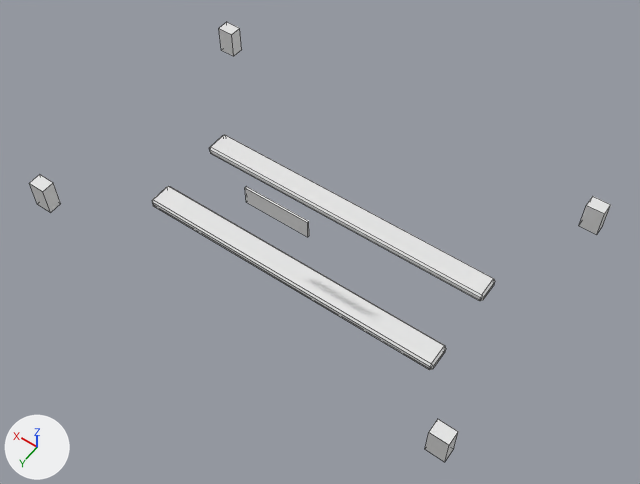
The OBJ model src/main/resources/assets/stonedew/models/block/catalog/uv_twin_emission.obj, before and after one commit.
Before and after are seen from a 50 mm camera at (-0.087, 0.314, 1.542) aimed at (0.467, -0.463, 0.322). The lights are fixed; the arrows at lower left show +X, +Y and +Z. The older version comes first. Mesh edges are drawn as thin lines. Materials are left out; every surface is plain grey. Where no turn or scale is listed for an object, it has been applied to the vertices.

In view in the first picture: 'model'.
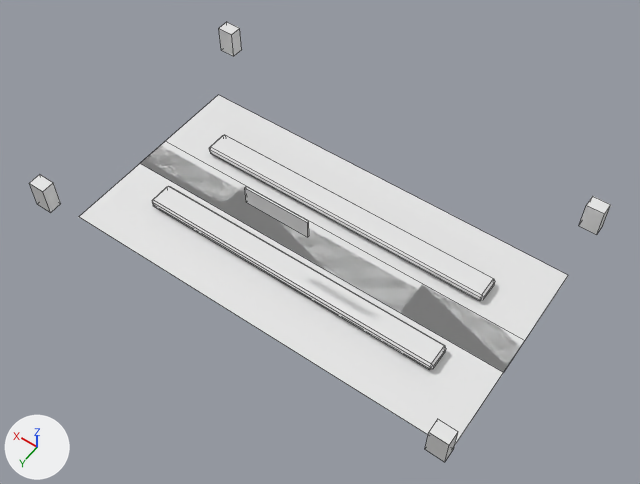
The change, as a diff of the scene's bpy script:
```diff
--- a/src/main/resources/assets/stonedew/models/block/catalog/uv_twin_emission.obj.py
+++ b/src/main/resources/assets/stonedew/models/block/catalog/uv_twin_emission.obj.py
@@ me_model @@
 # used by ob_model
 # verts and faces of me_model; kept vertices keep their numbers, new ones are numbered from 104
-me_model.from_pydata(...)  # 104 vertices, 94 faces; spans x 0.08..0.92, y -0.769..-0.23, z 0.251..0.472
+me_model.from_pydata(...)  # 112 vertices, 96 faces; spans x 0.08..0.92, y -0.769..-0.23, z 0.249..0.472
+# me_model part 1
+verts[104] = (0.094, -0.294, 0.249)
+verts[105] = (0.094, -0.538, 0.249)  # pixel (524, 340)
+verts[106] = (0.094, -0.462, 0.249)  # pixel (503, 372)
+verts[107] = (0.094, -0.706, 0.249)  # pixel (568, 275)
+for new, old in zip([*range(108, 112)], [*range(104, 108)]): verts[new] = verts[old] + (0.812, 0.0, 0.0)
+faces += [(104, 105, 109, 108), (106, 107, 111, 110)]
```

Pixel boxes [x1, y1, x2, y2] of what changed, in the pictures (640 x 484 px):
part 1 of me_model, added: after [79, 95, 568, 444]
